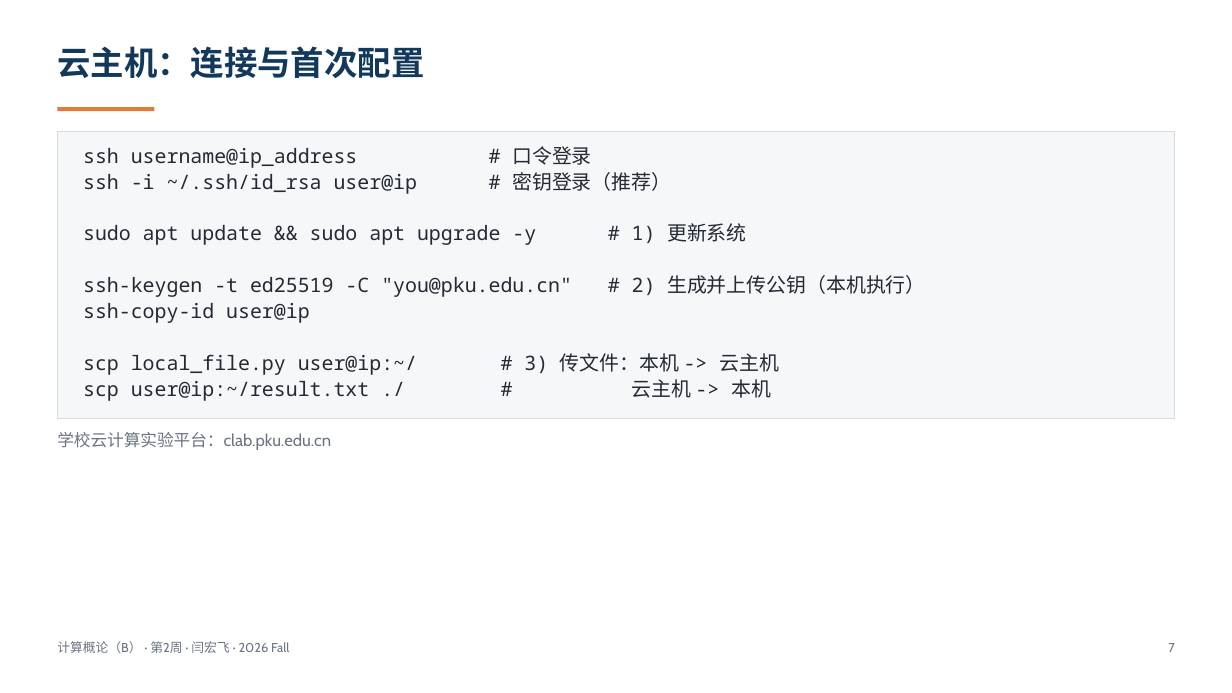
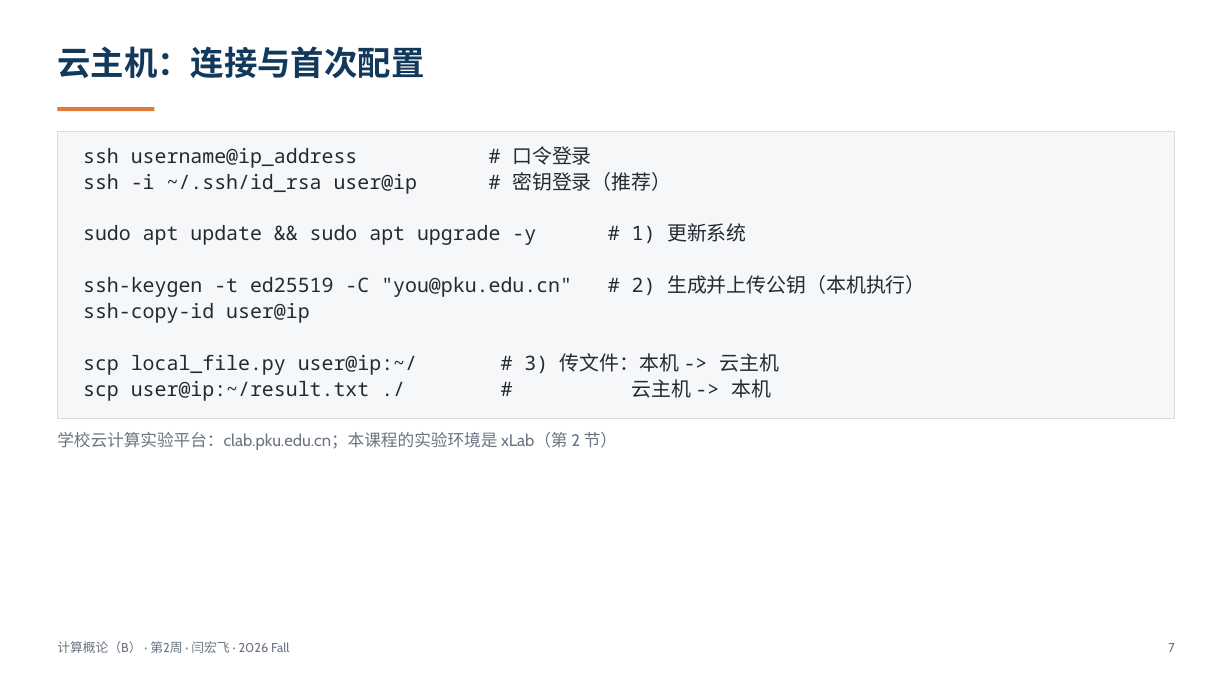
Before and after one commit to GMyhf/2026fall-cs101, a slide deck: slide 7 of courseware/202609_ADS_W02_VM_Shell_DevEnv.pptx. Drawn at 1232x693 pixels with LibreOffice and Linux fonts; fonts in the diff are those of the drawing. Boxes give left, top, right and bottom in pixels: in the first picture for what was removed or moved away, otherwise in the second. Text is boxed around its words. In the diff, an @@ line names an element or a change of style, - is before the commit and + after.

```diff
--- a/courseware/202609_ADS_W02_VM_Shell_DevEnv.pptx
+++ b/courseware/202609_ADS_W02_VM_Shell_DevEnv.pptx
@@ text at box(57, 432, 617, 450): text changed @@
-学校云计算实验平台：clab.pku.edu.cn
+学校云计算实验平台：clab.pku.edu.cn；本课程的实验环境是 xLab（第 2 节）
```
Also in this commit, not shown: 21 other slides changed, 17 slides added, 13 other files.
